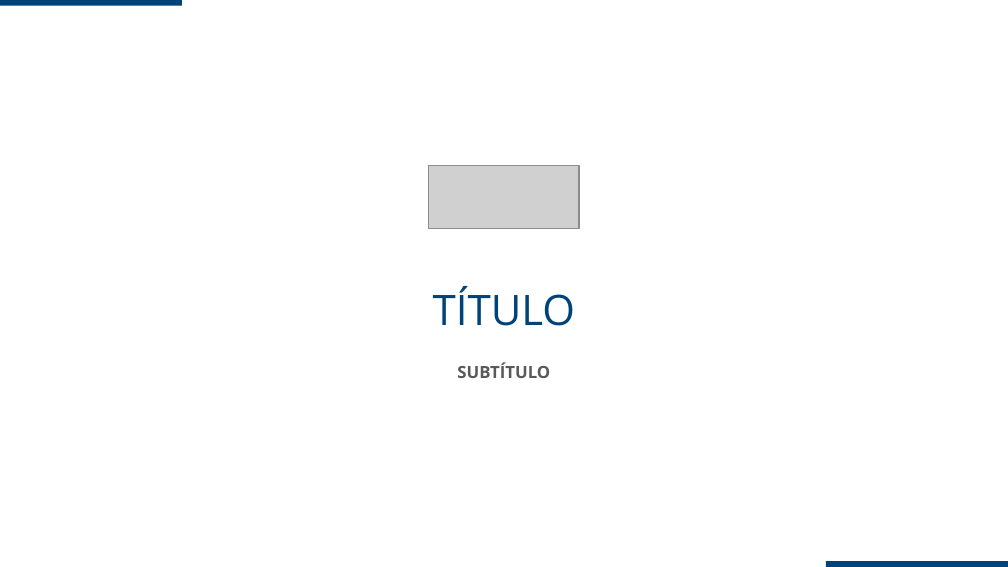
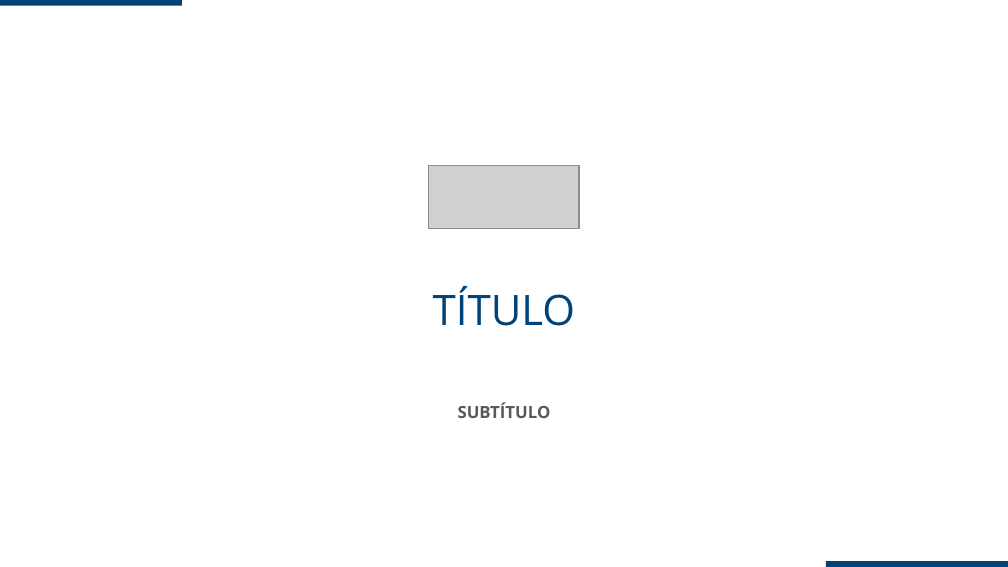
Before and after one commit to dmartinezsanchez79/tfg-local, a slide deck: slide 1 of plantilla_universidad.pptx. Drawn at 1008x567 pixels with LibreOffice and Linux fonts; fonts in the diff are those of the drawing; grey boxes stand for pictures; background and template pictures are left out. Boxes give left, top, right and bottom in pixels: in the first picture for what was removed or moved away, otherwise in the second. Text is boxed around its words. In the diff, an @@ line names an element or a change of style, - is before the commit and + after.

```diff
--- a/plantilla_universidad.pptx
+++ b/plantilla_universidad.pptx
@@ text "SUBTÍTULO": place and size @@
-text "SUBTÍTULO" at [457, 362, 550, 378]
+text "SUBTÍTULO" at [458, 403, 551, 418]
```
Also in this commit, not shown: 8 other files.
